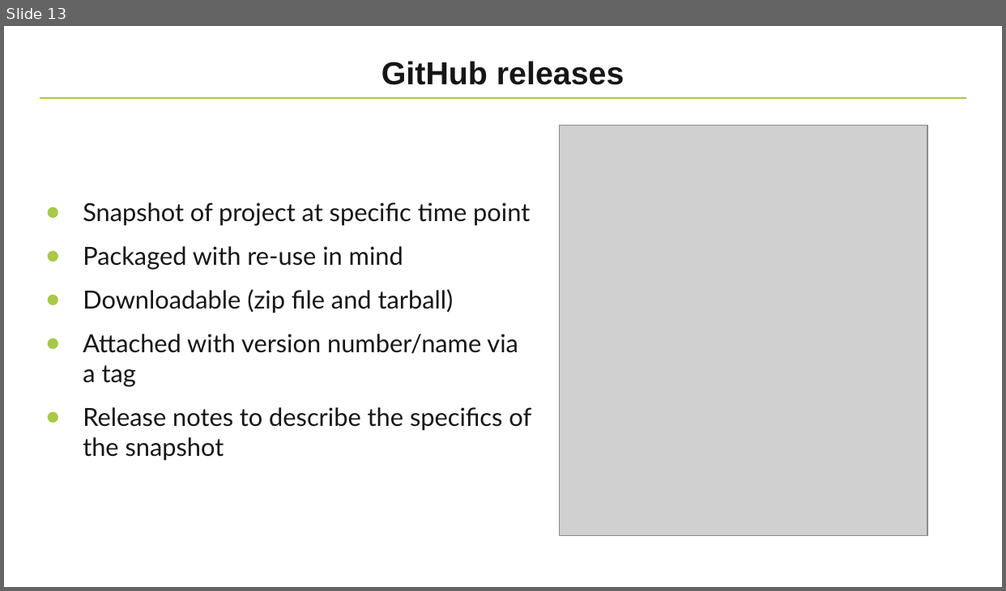
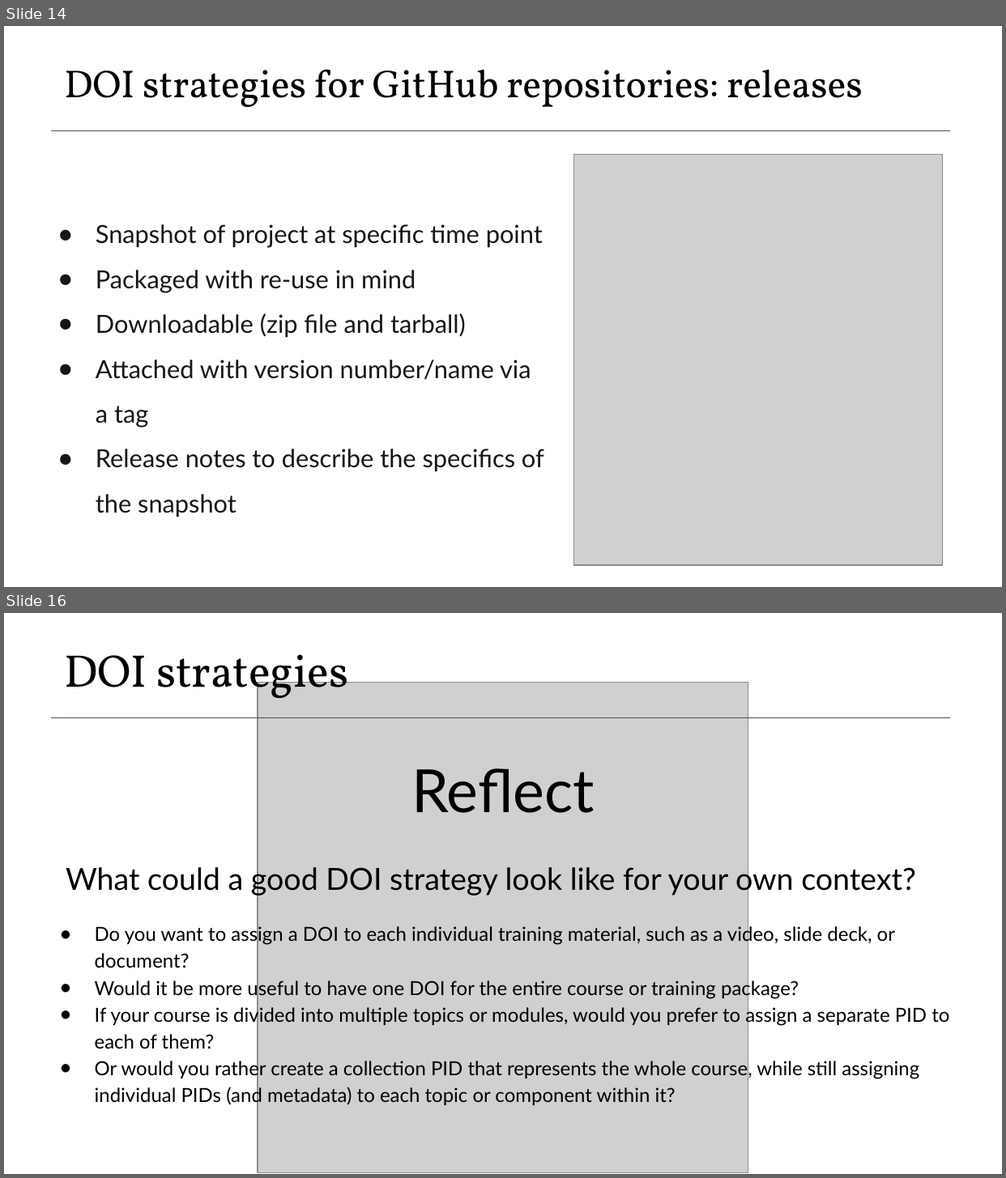
Before and after one commit to elixir-europe-training/ELIXIR-TrP-FAIR-Material-By-Design, a slide deck: docs/supplementary/presentations/ch_08_Unique_identifiers/Session 8 - Unique identifiers for training materials.pptx. Shown one above the other, each under a label of ours: slide 13 before the commit, slides 14 and 16 after it; the slides between them are not shown. The pictures are 1006x591 and 1006x1178 pixels, drawn with LibreOffice and Linux fonts; fonts in the diff are those of the drawing; grey boxes stand for pictures; background and template pictures are left out. Boxes give left, top, right and bottom in pixels: in the first picture for what was removed or moved away, otherwise in the second. Text is boxed around its words. In the diff, an @@ line names an element or a change of style, - is before the commit and + after.

```diff
--- a/docs/supplementary/presentations/ch_08_Unique_identifiers/Session 8 - Unique identifiers for training materials.pptx
+++ b/docs/supplementary/presentations/ch_08_Unique_identifiers/Session 8 - Unique identifiers for training materials.pptx
@@ slide 16 added at bbox=[4, 613, 1002, 1174], background #FFFFFF @@
@@ text added at bbox=[64, 654, 349, 707], 33 pt, text #000000 @@
+DOI strategies
@@ picture added at bbox=[258, 683, 748, 1174] @@
@@ line added from (51, 717) to (950, 717), #44546A 0.56 pt @@
@@ text added at bbox=[411, 769, 594, 813], 43 pt, text #000000 @@
+Reflect
@@ text added at bbox=[66, 863, 916, 896], 22 pt, text #000000 @@
+What could a good DOI strategy look like for your own context?
@@ text added at bbox=[95, 924, 949, 1106], 14 pt, text #000000 @@
+● Do you want to assign a DOI to each individual training material, such as a video, slide deck, or document?
+● Would it be more useful to have one DOI for the entire course or training package?
+● If your course is divided into multiple topics or modules, would you prefer to assign a separate PID to each of them?
+● Or would you rather create a collection PID that represents the whole course, while still assigning individual PIDs (and metadata) to each topic or component within it?
@@ what was slide 13 is now slide 14 @@
@@ slide 14 changed as well @@
@@ text at bbox=[64, 69, 863, 107]: text changed; size 23 to 28.1 pt; font Arial to Vollkorn; text colour #171616 to #000000; bold off @@
-GitHub releases
+DOI strategies for GitHub repositories: releases
@@ line removed from (39, 98) to (967, 98) @@
@@ line added from (51, 130) to (950, 130), #44546A 0.56 pt @@
@@ picture: place and size @@
-picture at bbox=[559, 125, 927, 536]
+picture at bbox=[573, 155, 942, 566]
@@ text "Snapshot of project at specific ...": place and size @@
-text "Snapshot of project at specific ..." at bbox=[83, 203, 531, 461]
+text "Snapshot of project at specific ..." at bbox=[96, 224, 544, 518]
@@ text "Snapshot of project at specific ..." at bbox=[96, 224, 544, 518]: line spacing 1 to 1.5; bullet colour #A7C947 to #171616; less space between paragraphs @@
```
Also in this commit, not shown: 11 other slides changed, 5 other slides added, 4 slides removed, 3 other files.
